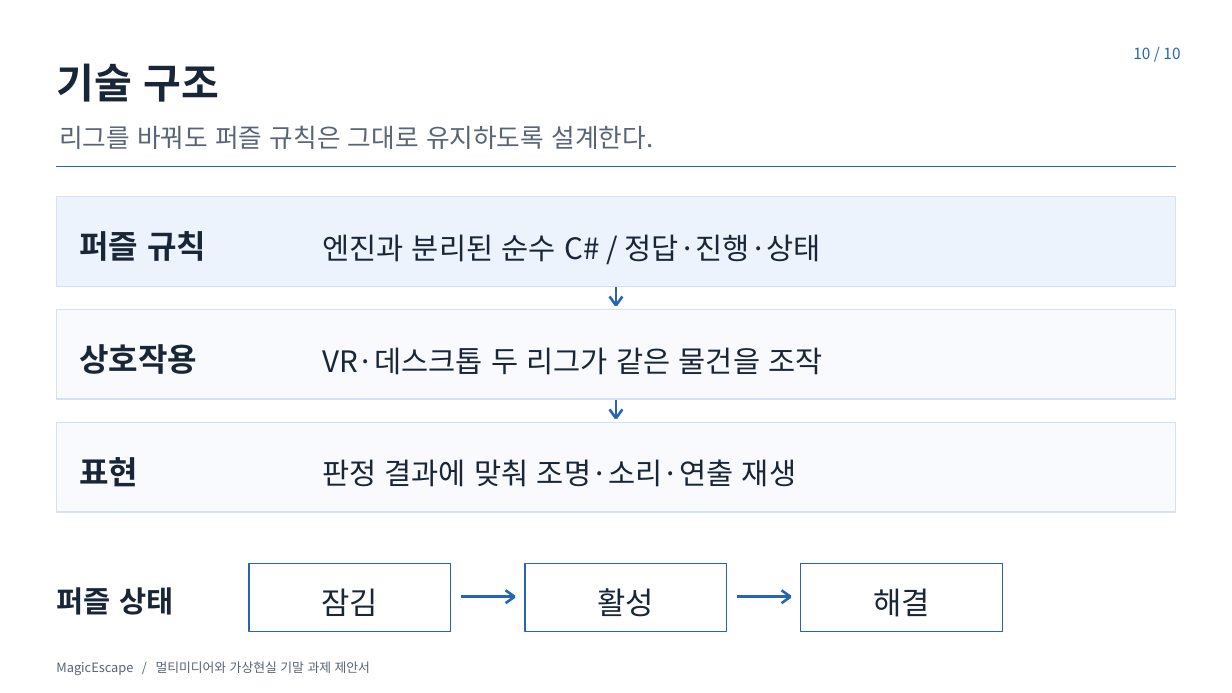
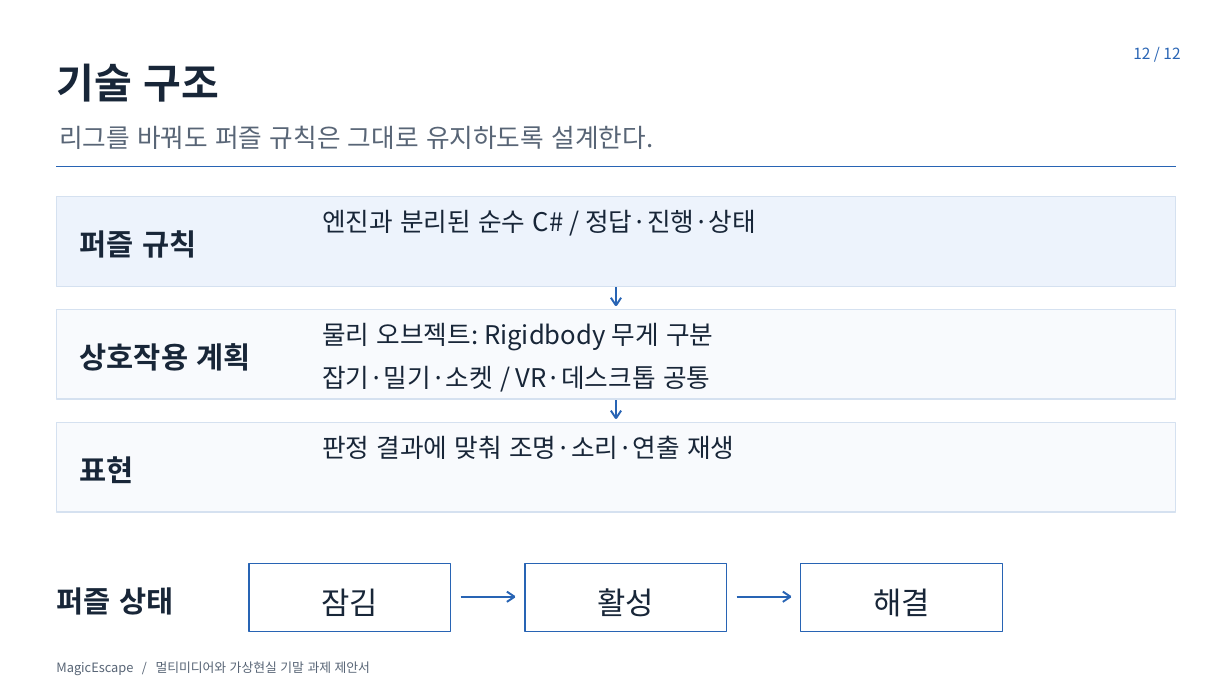
Before and after one commit to NoNamad5196/MagicEscape, a slide deck: slide 12 of presentation/proposal/MagicEscape_제안서.pptx (slide 10 before the commit). Drawn at 1232x693 pixels with LibreOffice and Linux fonts; fonts in the diff are those of the drawing. Boxes give left, top, right and bottom in pixels: in the first picture for what was removed or moved away, otherwise in the second. Text is boxed around its words. In the diff, an @@ line names an element or a change of style, - is before the commit and + after.

```diff
--- a/presentation/proposal/MagicEscape_제안서.pptx
+++ b/presentation/proposal/MagicEscape_제안서.pptx
@@ text at <box>1133,47,1180,59</box>: text changed @@
-10 / 10
+12 / 12
@@ text "엔진과 분리된 순수 C# / ...": place and size @@
-text "엔진과 분리된 순수 C# / ..." at <box>322,234,821,262</box>
+text "엔진과 분리된 순수 C# / ..." at <box>322,209,756,233</box>
@@ text "엔진과 분리된 순수 C# / ..." at <box>322,209,756,233</box>: size 23 to 20 pt @@
@@ text "퍼즐 규칙" at <box>80,230,196,258</box>: size 25 to 23 pt @@
@@ line (611, 298) - (616, 306): stroke #2864B4 2 pt to #2864B4 1.5 pt @@
@@ line (616, 306) - (621, 298): stroke #2864B4 2 pt to #2864B4 1.5 pt @@
@@ text at <box>322,322,713,389</box>: text changed; size 23 to 20 pt @@
-VR·데스크톱 두 리그가 같은 물건을 조작
+물리 오브젝트: Rigidbody 무게 구분
+잡기·밀기·소켓 / VR·데스크톱 공통
@@ text at <box>80,343,250,371</box>: text changed; size 25 to 23 pt @@
-상호작용
+상호작용 계획
@@ line (611, 410) - (616, 419): stroke #2864B4 2 pt to #2864B4 1.5 pt @@
@@ line (616, 419) - (621, 410): stroke #2864B4 2 pt to #2864B4 1.5 pt @@
@@ text "표현" at <box>80,456,134,483</box>: size 25 to 23 pt @@
@@ text "판정 결과에 맞춰 조명·소리·연출 재생" at <box>322,435,734,459</box>: size 23 to 20 pt @@
@@ text "판정 결과에 맞춰 조명·소리·연출 재생": place and size @@
-text "판정 결과에 맞춰 조명·소리·연출 재생" at <box>322,459,796,487</box>
+text "판정 결과에 맞춰 조명·소리·연출 재생" at <box>322,435,734,459</box>
@@ line (507, 592) - (515, 597): stroke #2864B4 2 pt to #2864B4 1.5 pt @@
@@ line (507, 602) - (515, 597): stroke #2864B4 2 pt to #2864B4 1.5 pt @@
@@ line (783, 592) - (791, 597): stroke #2864B4 2 pt to #2864B4 1.5 pt @@
@@ line (783, 602) - (791, 597): stroke #2864B4 2 pt to #2864B4 1.5 pt @@
```
Also in this commit, not shown: 7 other slides changed, 4 slides added, 2 slides removed, 18 other files.
